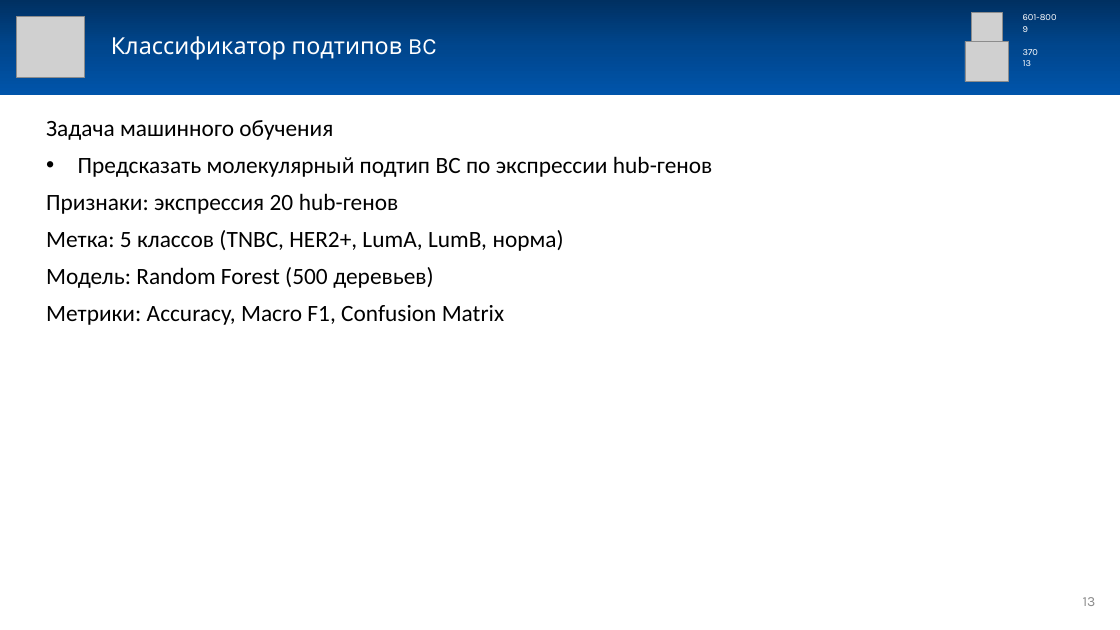
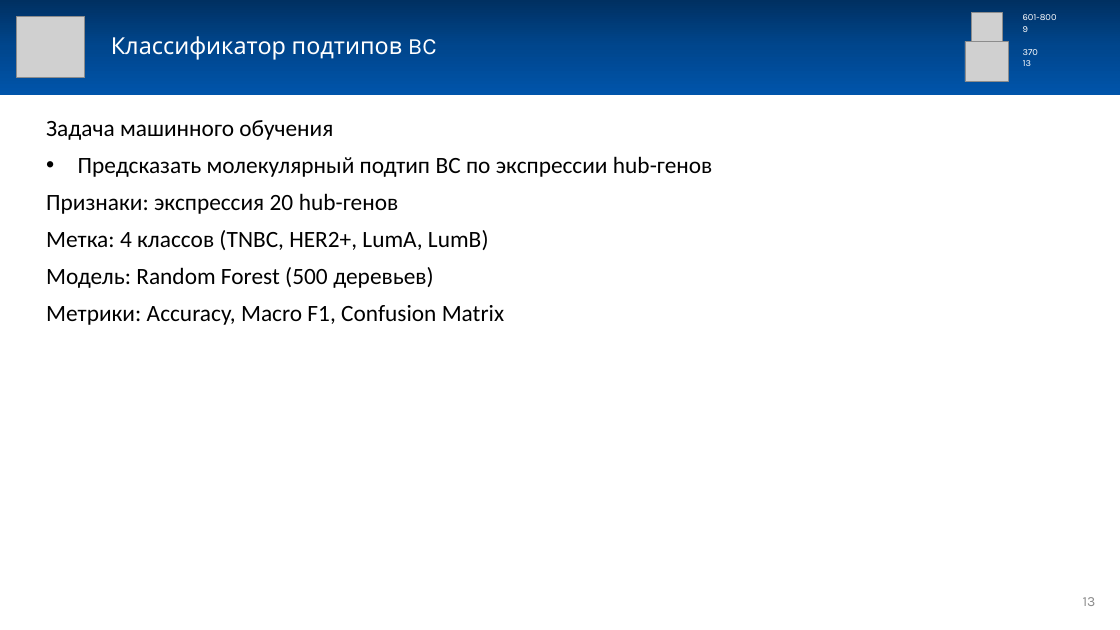
Before and after one commit to RamiliaV/DV3_AI_repository, a slide deck: slide 13 of Тема 4/ДВ_3_ИИ_Практика_4-3.pptx. Drawn at 1120x630 pixels with LibreOffice and Linux fonts; fonts in the diff are those of the drawing; grey boxes stand for pictures. Boxes give left, top, right and bottom in pixels: in the first picture for what was removed or moved away, otherwise in the second. Text is boxed around its words. In the diff, an @@ line names an element or a change of style, - is before the commit and + after.

```diff
--- a/Тема 4/ДВ_3_ИИ_Практика_4-3.pptx
+++ b/Тема 4/ДВ_3_ИИ_Практика_4-3.pptx
@@ text at [46,230,489,250]: text changed @@
-Метка: 5 классов (TNBC, HER2+, LumA, LumB, норма)
+Метка: 4 классов (TNBC, HER2+, LumA, LumB)
```
Also in this commit, not shown: 1 other file.
